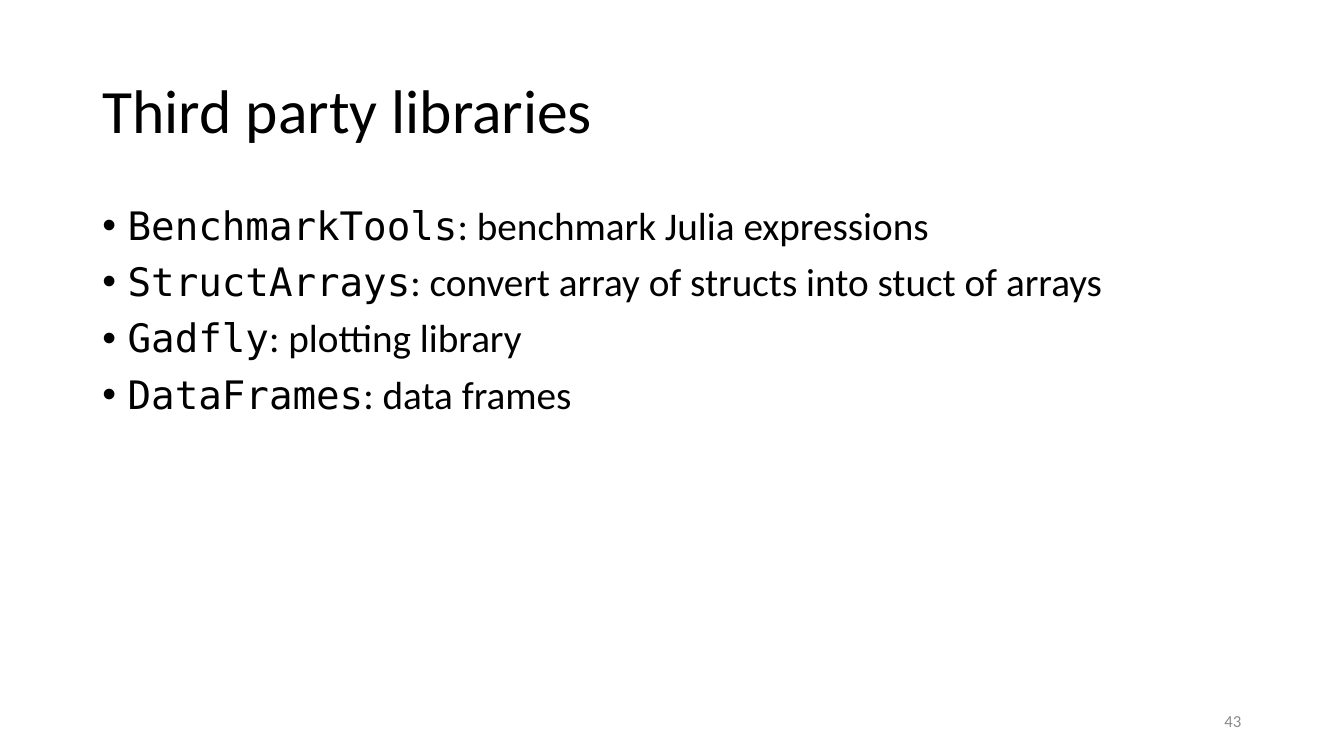
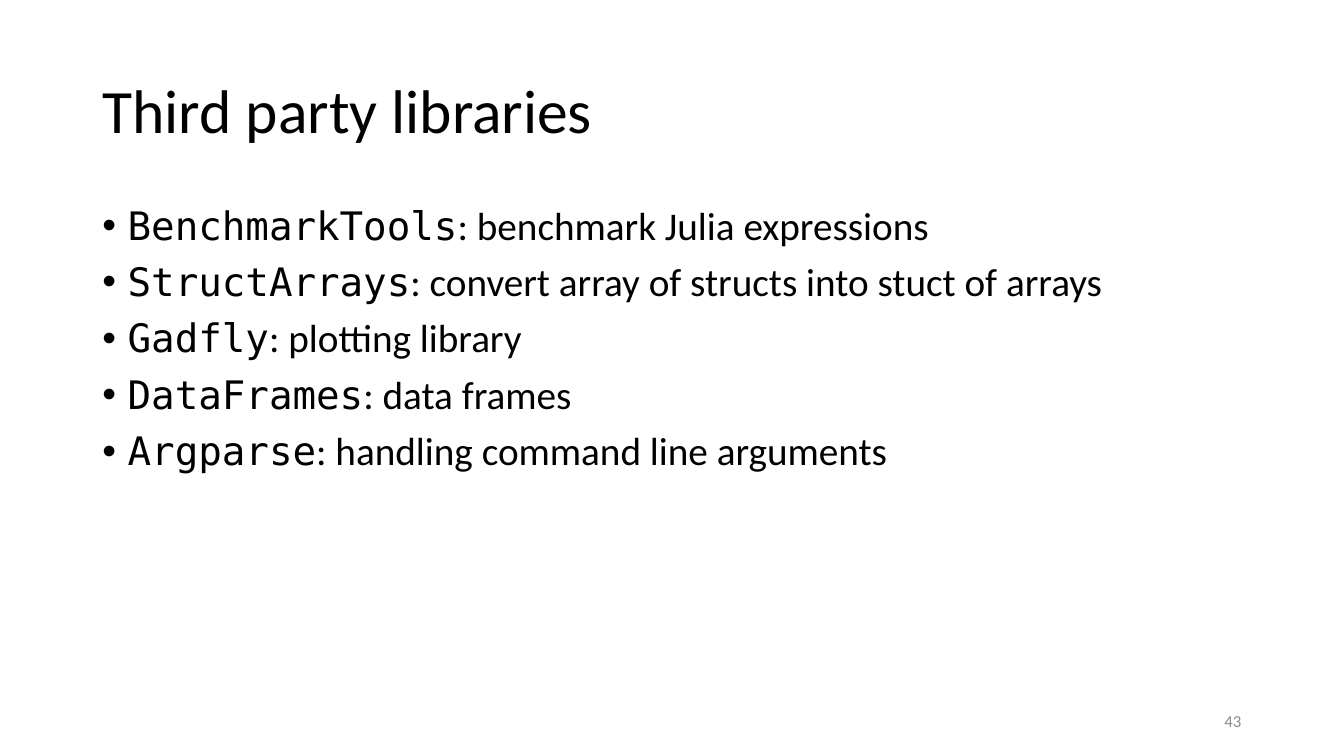
Before and after one commit to gjbex/Julia_good_bad_ugly, a slide deck: slide 43 of julia,_good_back_ugly.pptx. Drawn at 1344x756 pixels with LibreOffice and Linux fonts; fonts in the diff are those of the drawing. Boxes give left, top, right and bottom in pixels: in the first picture for what was removed or moved away, otherwise in the second. Text is boxed around its words. In the diff, an @@ line names an element or a change of style, - is before the commit and + after.

Commit message:
Mention Argparse package

```diff
--- a/julia,_good_back_ugly.pptx
+++ b/julia,_good_back_ugly.pptx
@@ text at bbox=[128, 436, 887, 474]: paragraph added @@
+• Argparse: handling command line arguments
```
Also in this commit, not shown: 1 other slide changed.
